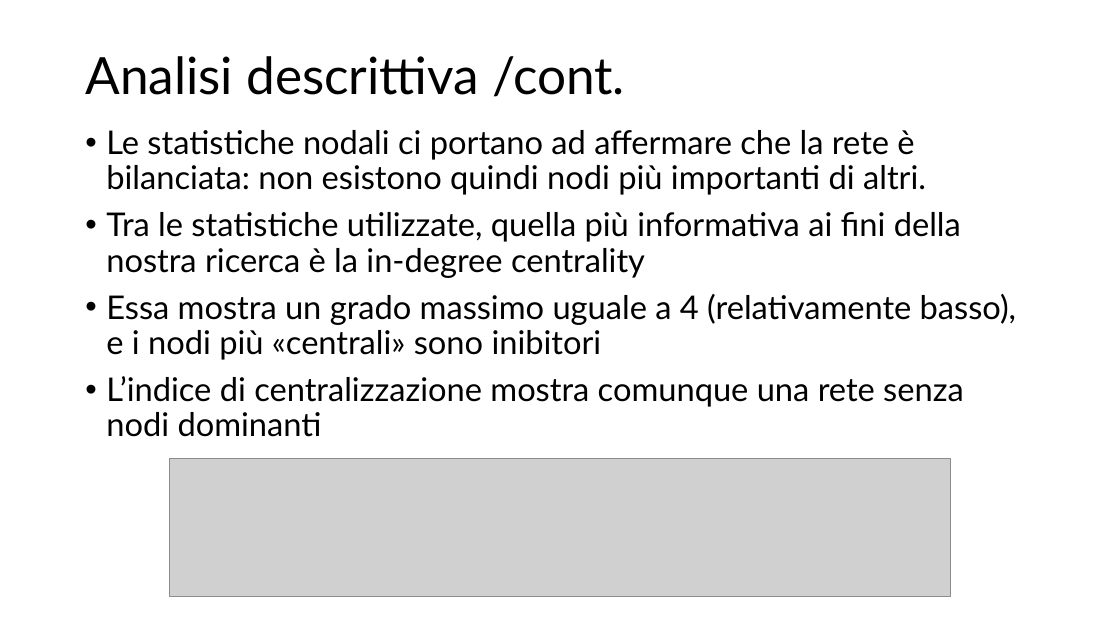
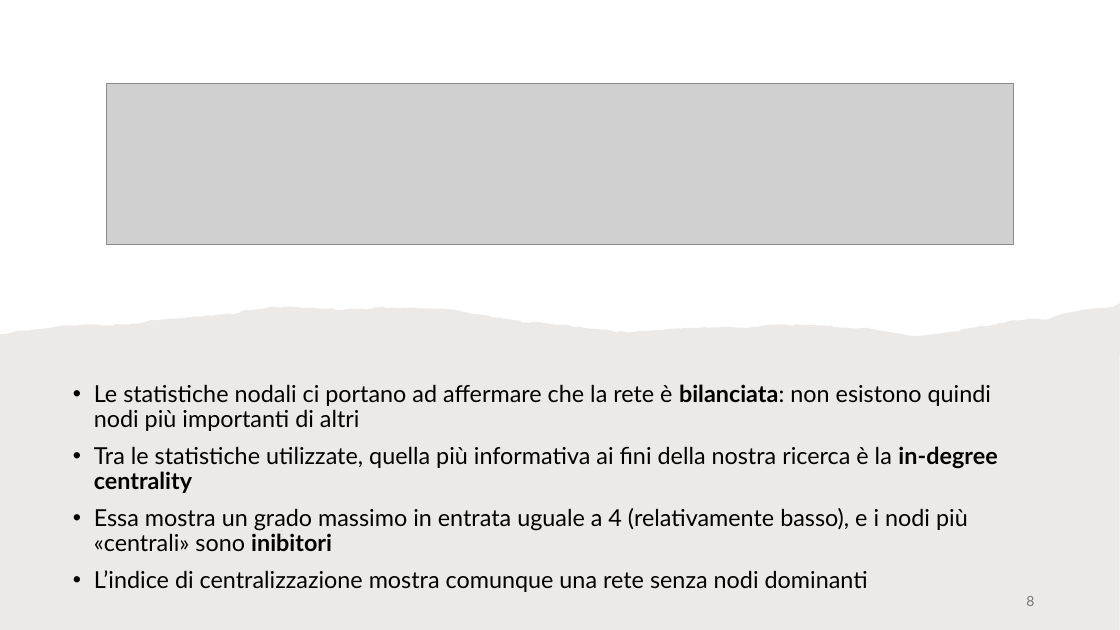
Before and after one commit to cMancio00/sand-2024, a slide deck: slide 8 of Analysis of visual cortical neurons of mice.pptx. Drawn at 1120x630 pixels with LibreOffice and Linux fonts; fonts in the diff are those of the drawing; grey boxes stand for pictures. Boxes give left, top, right and bottom in pixels: in the first picture for what was removed or moved away, otherwise in the second. Text is boxed around its words. In the diff, an @@ line names an element or a change of style, - is before the commit and + after.

```diff
--- a/Analysis of visual cortical neurons of mice.pptx
+++ b/Analysis of visual cortical neurons of mice.pptx
@@ title removed at (85, 56, 625, 97) @@
-Analisi descrittiva /cont.
@@ picture: place and size @@
-picture at (169, 458, 950, 597)
+picture at (107, 84, 1014, 245)
@@ freeform shape added at (0, 303, 1120, 630), fill #82766A at 15% opacity @@
@@ text "Le statistiche nodali ci portano ...": place and size @@
-text "Le statistiche nodali ci portano ..." at (106, 130, 1016, 437)
+text "Le statistiche nodali ci portano ..." at (94, 384, 997, 592)
@@ text "Le statistiche nodali ci portano ..." at (94, 384, 997, 592): vertical alignment top to middle @@
@@ text at (94, 384, 991, 431): text changed; size 28 to 20 pt @@
-• Le statistiche nodali ci portano ad affermare che la rete è bilanciata: non esistono quindi nodi più importanti di altri.
+• Le statistiche nodali ci portano ad affermare che la rete è bilanciata: non esistono quindi nodi più importanti di altri
@@ text at (94, 446, 997, 592): size 28 to 20 pt in "Tra le statistiche utilizzate, quella più informativa ...", "L’indice di centralizzazione mostra comunque una rete ..."; bold on in "in-degree centrality" @@
@@ text at (94, 508, 968, 551): text changed; size 28 to 20 pt @@
-• Essa mostra un grado massimo uguale a 4 (relativamente basso), e i nodi più «centrali» sono inibitori
+• Essa mostra un grado massimo in entrata uguale a 4 (relativamente basso), e i nodi più «centrali» sono inibitori
@@ page number added at (1026, 596, 1034, 606), 12 pt, text #797979 @@
+8
```
Also in this commit, not shown: 13 other slides changed, 4 slides added, 1 slide removed.
